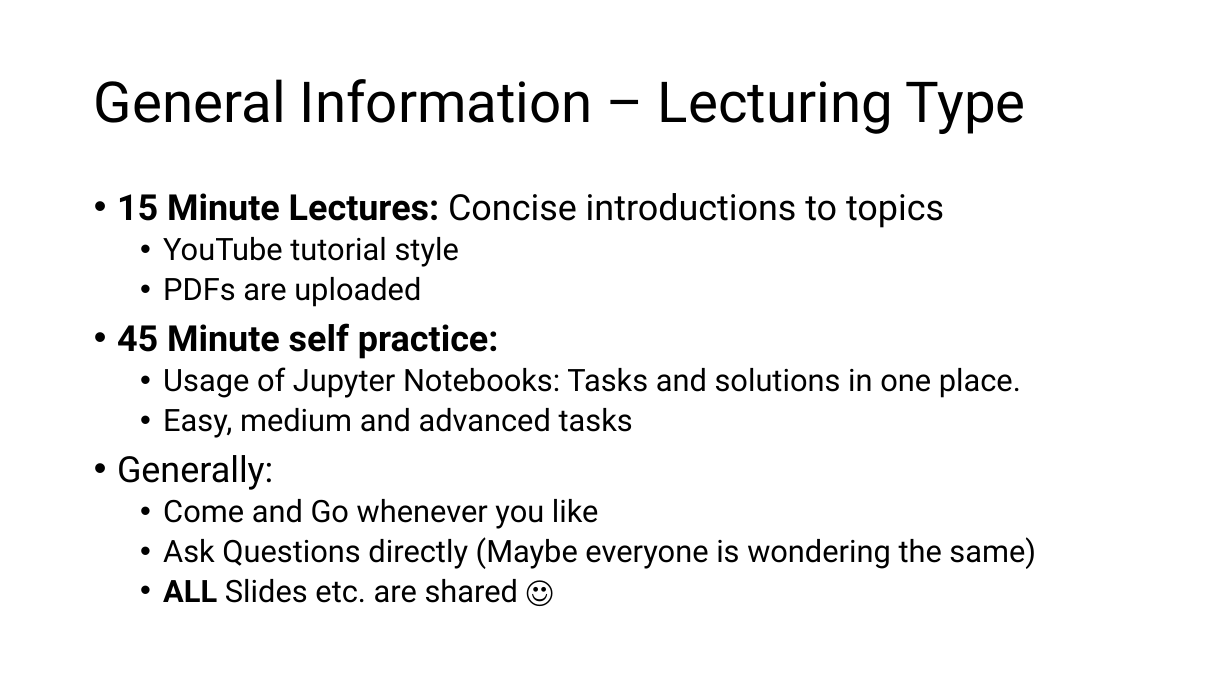
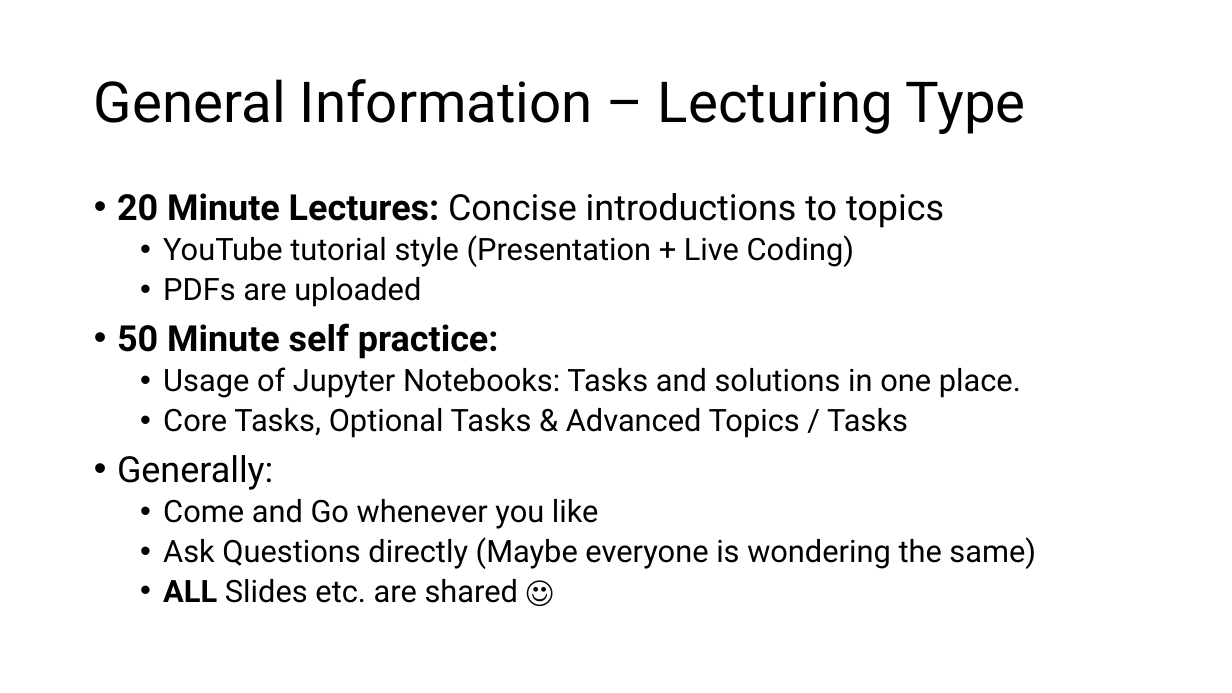
Before and after one commit to jonathanbollig/pycophy, a slide deck: slide 7 of Lecture Resources/Lecture Powerpoints/Chunk 1 - Introduction + Setup.pptx. Drawn at 1232x693 pixels with LibreOffice and Linux fonts; fonts in the diff are those of the drawing. Boxes give left, top, right and bottom in pixels: in the first picture for what was removed or moved away, otherwise in the second. Text is boxed around its words. In the diff, an @@ line names an element or a change of style, - is before the commit and + after.

```diff
--- a/Lecture Resources/Lecture Powerpoints/Chunk 1 - Introduction + Setup.pptx
+++ b/Lecture Resources/Lecture Powerpoints/Chunk 1 - Introduction + Setup.pptx
@@ text at box(117, 193, 944, 267): text changed @@
-• 15 Minute Lectures: Concise introductions to topics
-  • YouTube tutorial style
+• 20 Minute Lectures: Concise introductions to topics
+  • YouTube tutorial style (Presentation + Live Coding)
@@ text at box(117, 323, 499, 359): text changed @@
-• 45 Minute self practice:
+• 50 Minute self practice:
@@ text at box(163, 408, 908, 438): text changed @@
-  • Easy, medium and advanced tasks
+  • Core Tasks, Optional Tasks & Advanced Topics / Tasks
```
Also in this commit, not shown: 6 other slides changed, 1 slide removed, 2 other files.
